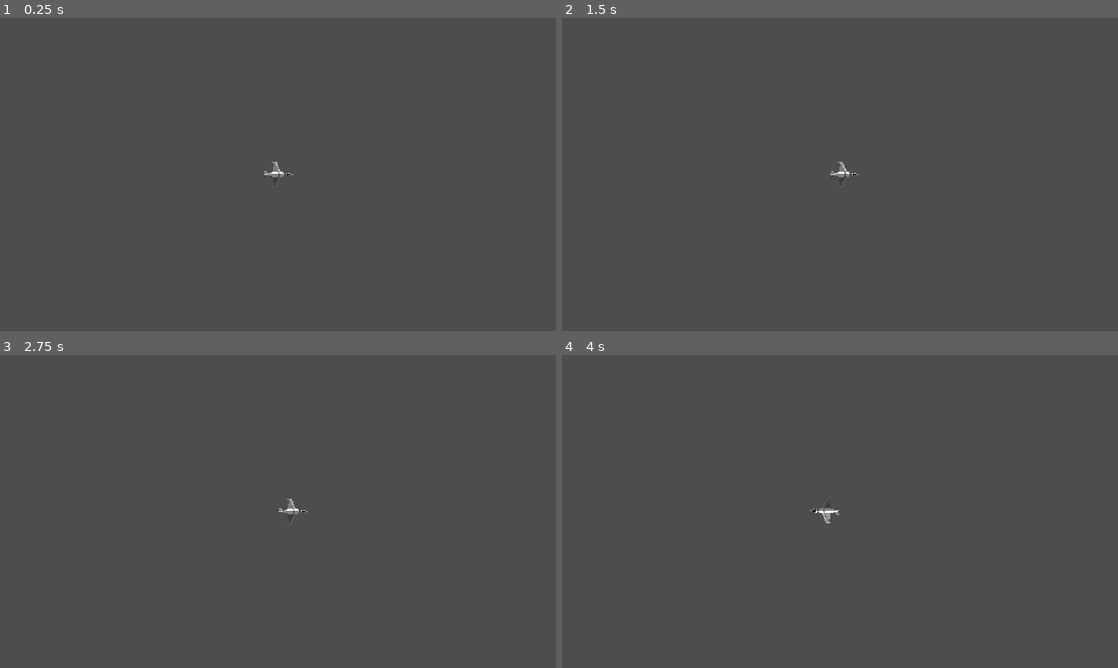
Above: before the commit, frames 1-4 (two rows, left to right).
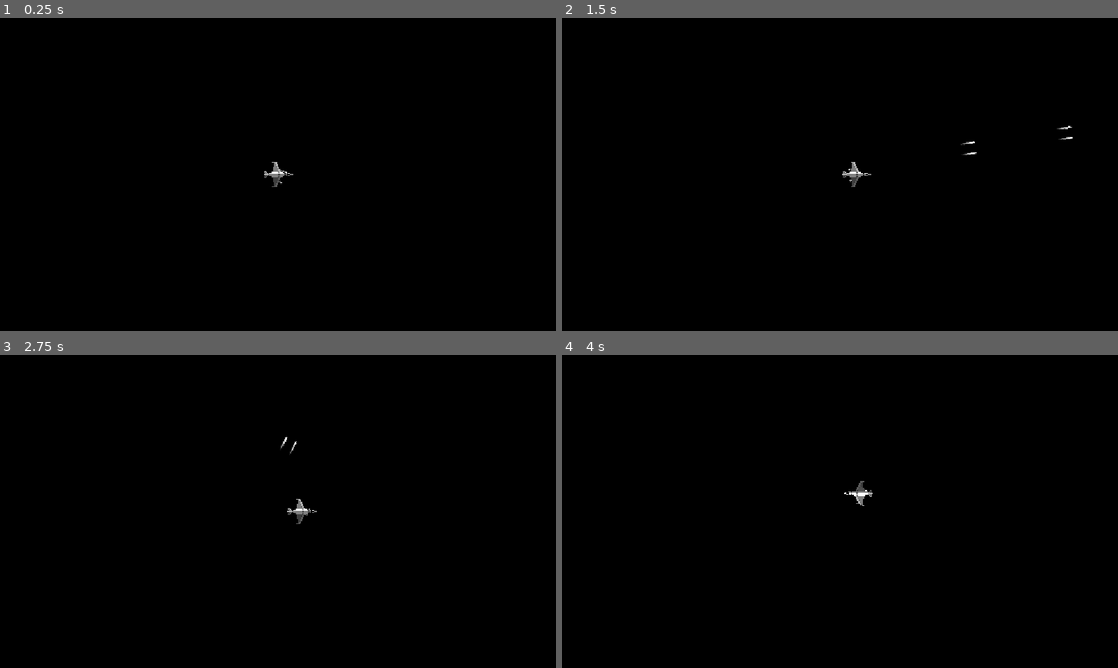
Above: after the commit, the same moments.

Repository: Proof-by-Combat/orbit-simulation
Game: Godot game, scene res://scenes/player/player.tscn
Two runs of this game, one before a commit and one after it. Both use one fixed random seed, a clock stepped at 60 frames per second and the inputs below. The project has no main scene, so this scene is started directly.
Inputs (mouse positions are in pixels of both pictures, inside the frame that each line leads up to):
- Up to frame 1 (0.25 s): no input
- Up to frame 2 (1.5 s): tap Enter (ui_accept) at 0.5, 0.77, 0.8, 1.07, 1.35 s; move the mouse to (962, 158) at 0.52 s; press the mouse at (962, 158) at 0.53 s; hold D (move_right) 0.53-1.28 s; move the mouse to (728, 190) at 1.27 s; release the mouse at (728, 190) at 1.28 s; hold Shift (brake) from 1.28 s (still down)
- Up to frame 3 (2.75 s): tap Enter (ui_accept) at 1.52, 1.82, 2.3 s; click (166, 527) at 1.55 s; move the mouse to (333, 442) at 2.02 s; release Shift (brake) at 2.03 s; press the mouse at (333, 442) at 2.03 s; hold D (move_right) from 2.03 s (still down)
- Up to frame 4 (4 s): move the mouse to (812, 574) at 2.77 s; release D (move_right) at 2.78 s; release the mouse at (812, 574) at 2.78 s; hold W (move_up) 2.78-3.53 s; tap Mouse wheel up (zoom_in) at 2.85 s; tap Enter (ui_accept) at 3.02, 3.32 s; click (812, 574) at 3.05 s; move the mouse to (1006, 558) at 3.52 s; hold A (move_left) from 3.53 s (still down); hold Enter (ui_accept) from 3.53 s (still down); tap Mouse wheel down (zoom_out) at 3.6 s

The runs differ from the first frame. In frame 1, 100% of the frame differs, in the area x 0-100%, y 0-100%; in frame 2, 100%; in frame 3, 100%; in frame 4, 100%.

Commit message:
Bullets and explosions

Diff:
--- a/project.godot
+++ b/project.godot
@@ -66,6 +66,12 @@
 ]
 }
 
+[layer_names]
+
+2d_physics/layer_1="Walls"
+2d_physics/layer_2="Player"
+2d_physics/layer_3="Enemy"
+
 [physics]
 
 3d/physics_engine="Jolt Physics"
@@ -75,3 +81,4 @@
 rendering_device/driver.windows="d3d12"
 renderer/rendering_method="gl_compatibility"
 renderer/rendering_method.mobile="gl_compatibility"
+environment/defaults/default_clear_color=Color(0, 0, 0, 1)
--- a/scenes/background/background.gd
+++ b/scenes/background/background.gd
@@ -12,7 +12,7 @@
 	texture = looped_texture
 
 
-func _process(delta: float) -> void:
+func _process(_delta: float) -> void:
 	var rect: Rect2
 	var screen_rect: Rect2 = get_viewport_rect()
 	rect.size = screen_rect.size / camera.zoom
--- /dev/null
+++ b/scenes/bullet/bullet.gd
@@ -0,0 +1,13 @@
+extends Body
+
+class_name Bullet
+
+var _age: float = 0
+
+func _process(delta: float) -> void:
+	_age += delta
+
+	if _age >= 3:
+		is_dead = true
+
+	simulate(delta)
--- a/scenes/bullet/bullet.tscn
+++ b/scenes/bullet/bullet.tscn
@@ -1,3 +1,22 @@
 [gd_scene format=3 uid="uid://chb1ivd6bmhc2"]
 
-[node name="Bullet" type="Node2D" unique_id=1217433752]
+[ext_resource type="Texture2D" uid="uid://bqyq25aq4m8ii" path="res://scenes/bullet/bullet.png" id="1_7c8un"]
+[ext_resource type="Script" uid="uid://biibmesctm1y4" path="res://scenes/bullet/bullet.gd" id="1_83itf"]
+
+[sub_resource type="RectangleShape2D" id="RectangleShape2D_bemfb"]
+size = Vector2(34, 26)
+
+[node name="Bullet" type="Node2D" unique_id=1947294596]
+z_index = 5
+texture_filter = 1
+script = ExtResource("1_83itf")
+metadata/_custom_type_script = "uid://b6dox6pwsmu81"
+
+[node name="Bullet" type="Sprite2D" parent="." unique_id=429033919]
+texture = ExtResource("1_7c8un")
+
+[node name="Area2D" type="Area2D" parent="." unique_id=1186090871]
+
+[node name="CollisionShape2D" type="CollisionShape2D" parent="Area2D" unique_id=412901897]
+position = Vector2(-13, 1)
+shape = SubResource("RectangleShape2D_bemfb")
--- /dev/null
+++ b/scenes/explosion/explosion.gd
@@ -0,0 +1,8 @@
+extends AnimatedSprite2D
+
+func _ready() -> void:
+	play("Explode")
+	animation_finished.connect(_die)
+
+func _die() -> void:
+	queue_free()
--- a/scenes/explosion/explosion.tscn
+++ b/scenes/explosion/explosion.tscn
@@ -1,3 +1,124 @@
 [gd_scene format=3 uid="uid://dcmp5jpyb5o1a"]
 
-[node name="Explosion" type="Node2D" unique_id=1662990801]
+[ext_resource type="Texture2D" uid="uid://jfliv0qll4gp" path="res://scenes/explosion/explosion.png" id="1_plwnx"]
+[ext_resource type="Script" uid="uid://bfncp3u4udhoo" path="res://scenes/explosion/explosion.gd" id="2_12s4q"]
+
+[sub_resource type="AtlasTexture" id="AtlasTexture_12s4q"]
+atlas = ExtResource("1_plwnx")
+region = Rect2(0, 0, 64, 60)
+
+[sub_resource type="AtlasTexture" id="AtlasTexture_wikc1"]
+atlas = ExtResource("1_plwnx")
+region = Rect2(64, 0, 64, 60)
+
+[sub_resource type="AtlasTexture" id="AtlasTexture_f5lqq"]
+atlas = ExtResource("1_plwnx")
+region = Rect2(128, 0, 64, 60)
+
+[sub_resource type="AtlasTexture" id="AtlasTexture_piueb"]
+atlas = ExtResource("1_plwnx")
+region = Rect2(192, 0, 64, 60)
+
+[sub_resource type="AtlasTexture" id="AtlasTexture_nt3ar"]
+atlas = ExtResource("1_plwnx")
+region = Rect2(256, 0, 64, 60)
+
+[sub_resource type="AtlasTexture" id="AtlasTexture_pdibq"]
+atlas = ExtResource("1_plwnx")
+region = Rect2(320, 0, 64, 60)
+
+[sub_resource type="AtlasTexture" id="AtlasTexture_782gf"]
+atlas = ExtResource("1_plwnx")
+region = Rect2(384, 0, 64, 60)
+
+[sub_resource type="AtlasTexture" id="AtlasTexture_nphml"]
+atlas = ExtResource("1_plwnx")
+region = Rect2(448, 0, 64, 60)
+
+[sub_resource type="AtlasTexture" id="AtlasTexture_q7tqi"]
+atlas = ExtResource("1_plwnx")
+region = Rect2(512, 0, 64, 60)
+
+[sub_resource type="AtlasTexture" id="AtlasTexture_1ve7p"]
+atlas = ExtResource("1_plwnx")
+region = Rect2(576, 0, 64, 60)
+
+[sub_resource type="AtlasTexture" id="AtlasTexture_nqbbv"]
+atlas = ExtResource("1_plwnx")
+region = Rect2(640, 0, 64, 60)
+
+[sub_resource type="AtlasTexture" id="AtlasTexture_fjqoa"]
+atlas = ExtResource("1_plwnx")
+region = Rect2(704, 0, 64, 60)
+
+[sub_resource type="AtlasTexture" id="AtlasTexture_1n12c"]
+atlas = ExtResource("1_plwnx")
+region = Rect2(768, 0, 64, 60)
+
+[sub_resource type="AtlasTexture" id="AtlasTexture_qslwq"]
+atlas = ExtResource("1_plwnx")
+region = Rect2(832, 0, 64, 60)
+
+[sub_resource type="AtlasTexture" id="AtlasTexture_cuits"]
+atlas = ExtResource("1_plwnx")
+region = Rect2(896, 0, 64, 60)
+
+[sub_resource type="SpriteFrames" id="SpriteFrames_plwnx"]
+animations = [{
+"frames": [{
+"duration": 1.0,
+"texture": SubResource("AtlasTexture_12s4q")
+}, {
+"duration": 1.0,
+"texture": SubResource("AtlasTexture_wikc1")
+}, {
+"duration": 1.0,
+"texture": SubResource("AtlasTexture_f5lqq")
+}, {
+"duration": 1.0,
+"texture": SubResource("AtlasTexture_piueb")
+}, {
+"duration": 1.0,
+"texture": SubResource("AtlasTexture_nt3ar")
+}, {
+"duration": 1.0,
+"texture": SubResource("AtlasTexture_pdibq")
+}, {
+"duration": 1.0,
+"texture": SubResource("AtlasTexture_782gf")
+}, {
+"duration": 1.0,
+"texture": SubResource("AtlasTexture_nphml")
+}, {
+"duration": 1.0,
+"texture": SubResource("AtlasTexture_q7tqi")
+}, {
+"duration": 1.0,
+"texture": SubResource("AtlasTexture_1ve7p")
+}, {
+"duration": 1.0,
+"texture": SubResource("AtlasTexture_nqbbv")
+}, {
+"duration": 1.0,
+"texture": SubResource("AtlasTexture_fjqoa")
+}, {
+"duration": 1.0,
+"texture": SubResource("AtlasTexture_1n12c")
+}, {
+"duration": 1.0,
+"texture": SubResource("AtlasTexture_qslwq")
+}, {
+"duration": 1.0,
+"texture": SubResource("AtlasTexture_cuits")
+}],
+"loop": 0,
+"name": &"Explode",
+"speed": 24.0
+}]
+
+[node name="Explosion" type="AnimatedSprite2D" unique_id=59981636]
+sprite_frames = SubResource("SpriteFrames_plwnx")
+animation = &"Explode"
+frame = 14
+frame_progress = 1.0
+script = ExtResource("2_12s4q")
--- a/scenes/player/player.gd
+++ b/scenes/player/player.gd
@@ -9,11 +9,18 @@
 # It is the maximum speed input can take you to.
 
 var _movement_input: Vector2
-var _braking: bool
+var _braking: bool = false
+
 var _goal_zoom: float = 1
+var _shooting: bool = false
+
+var _shoot_cooldown: float = 0
 
 @onready var _sprite: Sprite2D = $"Sprite2D"
 @onready var _camera: Camera2D = $"Camera2D"
+@onready var _gun_sprite: Sprite2D = $"GunSprite"
+
+var bullet_scene: PackedScene = preload("uid://chb1ivd6bmhc2")
 
 
 func _ready() -> void:
@@ -21,12 +28,10 @@
 
 
 func _input(_event: InputEvent) -> void:
-	if _event.is_action_pressed("ui_accept"):
-		velocity = Vector2.ZERO
-
 	var input_x: float = Input.get_axis(&"move_left", &"move_right")
 	var input_y: float = Input.get_axis(&"move_up", &"move_down")
 	_braking = Input.is_action_pressed(&"brake")
+	_shooting = Input.is_action_pressed(&"shoot")
 	_movement_input = Vector2(input_x, input_y).normalized()
 
 
@@ -40,6 +45,8 @@
 	elif Input.is_action_just_pressed(&"zoom_out"):
 		_goal_zoom *= zoom_increment
 
+	_goal_zoom = clampf(_goal_zoom, 0.25, 5)
+
 	const ZOOM_INTERP: float = 10
 	_camera.zoom.x = lerp(_camera.zoom.x, _goal_zoom, 1-exp(-delta*ZOOM_INTERP))
 	_camera.zoom.y = _camera.zoom.x
@@ -49,12 +56,6 @@
 func simulate(delta: float) -> void:
 
 	var additional: Vector2 = _movement_input * _ACCELERATION
-	#var dot: float = velocity.normalized().dot(_movement_input.normalized())
-	#
-	#if dot <= 0:
-		#velocity += additional
-	#else:
-		#velocity += (1-dot) * additional
 
 	if _braking:
 		var temp_velocity: Vector2 = velocity
@@ -71,6 +72,24 @@
 			1-exp(-delta * 10)
 		)
 
+	var to_mouse: Vector2 = get_global_mouse_position() - global_position
+	_gun_sprite.rotation = to_mouse.angle()
+
+	if _shooting:
+		if _shoot_cooldown <= 0:
+			_shoot_cooldown = 0.25
+
+			var ref: Bullet = bullet_scene.instantiate()
+			const BULLET_SPEED: float = 500
+			ref.velocity = to_mouse.normalized() * BULLET_SPEED
+			ref.global_position = global_position
+			ref.global_rotation = to_mouse.angle()
+			add_sibling(ref)
+
+	_gun_sprite.position = -to_mouse.normalized() * _shoot_cooldown * 32
+
+	_shoot_cooldown = move_toward(_shoot_cooldown,0,delta)
+
 	super(delta)
 
 	_handle_zoom(delta)
--- a/scenes/player/player.tscn
+++ b/scenes/player/player.tscn
@@ -2,6 +2,9 @@
 
 [ext_resource type="Texture2D" uid="uid://dswheeipnn2j1" path="res://scenes/player/player.png" id="1_8afob"]
 [ext_resource type="Script" uid="uid://fm3hhpejsajo" path="res://scenes/player/player.gd" id="1_dovo2"]
+[ext_resource type="Texture2D" uid="uid://ctnb2f3j8a0jt" path="res://scenes/player/gun.png" id="3_gmlin"]
+
+[sub_resource type="RectangleShape2D" id="RectangleShape2D_bemfb"]
 
 [node name="Player" type="Node2D" unique_id=1540677567]
 texture_filter = 1
@@ -13,3 +16,13 @@
 
 [node name="Camera2D" type="Camera2D" parent="." unique_id=1316259660]
 position_smoothing_enabled = true
+position_smoothing_speed = 10.0
+
+[node name="GunSprite" type="Sprite2D" parent="." unique_id=340196941]
+texture = ExtResource("3_gmlin")
+
+[node name="Area2D" type="Area2D" parent="." unique_id=486855801]
+collision_layer = 2
+
+[node name="CollisionShape2D" type="CollisionShape2D" parent="Area2D" unique_id=1872828613]
+shape = SubResource("RectangleShape2D_bemfb")
Binary file changed: scenes/background/starBackground.png
Binary file added: scenes/background/starBackground2.png
Not shown, added: scenes/background/starBackground2.png.import
Not shown, added: scenes/bullet/bullet.gd.uid
Binary file added: scenes/bullet/bullet.png
Not shown, added: scenes/bullet/bullet.png.import
Not shown, added: scenes/explosion/explosion.gd.uid
Binary file added: scenes/explosion/explosion.png
Not shown, added: scenes/explosion/explosion.png.import
Binary file added: scenes/light/light.png
Not shown, added: scenes/light/light.png.import
Binary file added: scenes/player/gun.png
(and 6 more such lines)
